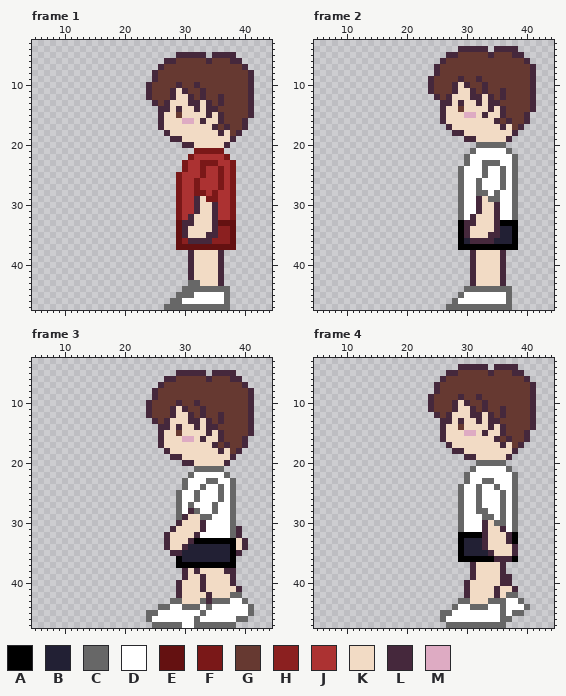
Pixel-art file -- babinkton_opponent.aseprite. That is the earlier state.
58x48 pixels, 7 frames. Colours within 5 levels of each other are drawn and written as one. Shown: frame 1: x 5..44, y 3..47; frame 2: x 5..44, y 3..47; frame 3: x 5..44, y 3..47; frame 4: x 5..44, y 3..47. The commit also changed other frames, which this record leaves out.
Visible layers, top first: "Layer 2", "Layer 1".
Palette (. is transparent): A #000000  B #222034  C #676767  D #ffffff  E #641111  F #7a1818  G #663931  H #8b2020  J #ac3232  K #f2dbc5  L #45283c  M #deabc3
Pixels before, frame 1, first column x 24:
 5 .....LLLLL.LLLL...
 6 ...LLGGGGGLGGGLL..
 7 ..LGGGGGGGGGGGGGL.
 8 .LGGGGGGGGGGGGGGGL
 9 .LGGGGGGGGGGGGGGGL
10 LGGGGLGGLGGGGGGGGL
11 LGGGLKLGGLGGGGGGGL
12 LGGGLKKLGLGGLGGGGL
13 .LGLKKKLLKLGLGGGGL
14 ..LLKLKKLKLLGGGGGL
15 ..LKKGKKKKLKLGGGGL
16 ..LKKKMMKLKKLGGGL.
17 ..LKKKKKKKKLGLGGL.
18 ...LKKKKKKKKLKGL..
19 ....LLKKKKKKKKL...
20 ......LLKKKKKL....
21 ........FFFFF.....
22 .......FJJJJJF....
23 ......FJJFFFJJF...
24 ......FJJFJJFJF...
25 .....FJJJFJJFJF...
26 .....FJJFJJJFJF...
27 .....FJJFJJJFJF...
28 .....FJJFFJFJJF...
29 .....FJJLKFFJJF...
30 .....FJJLKKLJJF...
31 .....FJJLKKLJJF...
32 .....FJLKKKLJJF...
33 .....ELLKKKLEEE...
34 .....ELKKKKLHHE...
35 .....ELKKKLLHHE...
36 .....EHLLLLHHHE...
37 .....EEEEEEEEEE...
38 .......LKKKKL.....
39 .......LKKKKL.....
40 .......LKKKKL.....
41 .......LKKKKL.....
42 .......LKKKKL.....
43 .......CCKKKL.....
44 ......CCCCCCCC....
45 .....CCCDDDDDC....
46 ....CCDDDDDDDC....
47 ...CCCCCCCCCCC....
Pixels before, frame 2, first column x 24:
 4 .....LLLLL.LLLL...
 5 ...LLGGGGGLGGGLL..
 6 ..LGGGGGGGGGGGGGL.
 7 .LGGGGGGGGGGGGGGGL
 8 .LGGGGGGGGGGGGGGGL
 9 LGGGGLGGLGGGGGGGGL
10 LGGGLKLGGLGGGGGGGL
11 LGGGLKKLGLGGLGGGGL
12 .LGLKKKLLKLGLGGGGL
13 ..LLKLKKLKLLGGGGGL
14 ..LKKGKKKKLKLGGGGL
15 ..LKKKMMKLKKLGGGL.
16 ..LKKKKKKKKLGLGGL.
17 ...LKKKKKKKKLKGL..
18 ....LLKKKKKKKKL...
19 ......LLKKKKKL....
20 ........CCCCC.....
21 .......CDDDDDC....
22 ......CDDDDDDDC...
23 ......CDDCCCDDC...
24 .....CDDDCDDCDC...
25 .....CDDDCDDCDC...
26 .....CDDCDDDCDC...
27 .....CDDCDDDCDC...
28 .....CDDCCDCDDC...
29 .....CDDLKCCDDC...
30 .....CDDLKKLDDC...
31 .....CDDLKKLDDC...
32 .....CDLKKKLDDC...
33 .....ALLKKKLAAA...
34 .....ALKKKKLBBA...
35 .....ALKKKLLBBA...
36 .....ABLLLLBBBA...
37 .....AAAAAAAAAA...
38 .......LKKKKL.....
39 .......LKKKKL.....
40 .......LKKKKL.....
41 .......LKKKKL.....
42 .......LKKKKL.....
43 .......LKKKKL.....
44 ......CCCCCCCC....
45 .....CDDDDDDDC....
46 ....CDDDDDDDDC....
47 ...CCCCCCCCCCC....
Pixels before, frame 3, first column x 24:
 5 .....LLLLL.LLLL...
 6 ...LLGGGGGLGGGLL..
 7 ..LGGGGGGGGGGGGGL.
 8 .LGGGGGGGGGGGGGGGL
 9 .LGGGGGGGGGGGGGGGL
10 LGGGGLGGLGGGGGGGGL
11 LGGGLKLGGLGGGGGGGL
12 LGGGLKKLGLGGLGGGGL
13 .LGLKKKLLKLGLGGGGL
14 ..LLKLKKLKLLGGGGGL
15 ..LKKGKKKKLKLGGGGL
16 ..LKKKMMKLKKLGGGL.
17 ..LKKKKKKKKLGLGGL.
18 ...LKKKKKKKKLKGL..
19 ....LLKKKKKKKKL...
20 ......LLKKKKKL....
21 ........CCCCC.....
22 .......CDDDDDC....
23 ......CDDDCCDDC...
24 ......CDDCDDCDC...
25 .....CDDCDDDCDC...
26 .....CDDCDDDCDC...
27 .....CDCDDDCDDC...
28 .....CDLCDDCDDC...
29 .....CLKKCCDDDC...
30 .....LKKKLDDDDC...
31 ....LKKKKLDDDDCL..
32 ...LKKKKLDDDDDCL..
33 ...LKKKLAAAAAAAKL.
34 ...LKKLBBBBBBBAKL.
35 ....LLBBBBBBBBAL..
36 .....ABBBBBBBBA...
37 .....AAAAAAAAAA...
38 ......LKLKKKKLL...
39 ......LKKLKKKKL...
40 .....LKKKLKKKKL...
41 .....LKKKLKKKKKL..
42 .....LKKKKLKKKCC..
43 ....CCKKKCLCCCDDC.
44 ..CCDDCCCDCDDDDDDC
45 CCDDDDDDDCDDDDDDDC
46 CDDDDDDDCDDDDDDCC.
47 .CCCCCDDCCCCCCC...
Pixels before, frame 4, first column x 24:
 4 .....LLLLL.LLLL...
 5 ...LLGGGGGLGGGLL..
 6 ..LGGGGGGGGGGGGGL.
 7 .LGGGGGGGGGGGGGGGL
 8 .LGGGGGGGGGGGGGGGL
 9 LGGGGLGGLGGGGGGGGL
10 LGGGLKLGGLGGGGGGGL
11 LGGGLKKLGLGGLGGGGL
12 .LGLKKKLLKLGLGGGGL
13 ..LLKLKKLKLLGGGGGL
14 ..LKKGKKKKLKLGGGGL
15 ..LKKKMMKLKKLGGGL.
16 ..LKKKKKKKKLGLGGL.
17 ...LKKKKKKKKLKGL..
18 ....LLKKKKKKKKL...
19 ......LLKKKKKL....
20 ........CCCCC.....
21 .......CDDDDDC....
22 ......CDDDDDDDC...
23 ......CDDCCDDDC...
24 .....CDDCDDCDDC...
25 .....CDDCDDDCDC...
26 .....CDDCDDDCDC...
27 .....CDDCDDDCDC...
28 .....CDDCCDDCDC...
29 .....CDDDCCDCDC...
30 .....CDDDLKCCDC...
31 .....CDDDLKKLDC...
32 .....AAAALKKKLA...
33 .....ABBBLKKKLA...
34 .....ABBBLKKKKL...
35 .....ABBBBLKKKL...
36 .....AAAAAALLLA...
37 .......LKKKKL.....
38 .......LKKKKL.....
39 .......LKKKKLL....
40 ......LKKKKKLL....
41 ......LKKKKLKKL...
42 ......LKKKKLKCC...
43 .....CCKKKCCCDDC..
44 ....CDDCCCDDCDDDC.
45 ..CCDDDDDDDDCDCC..
46 ..CDDDDDDDDDCC....
47 ...CCCCCCCCCC.....
Now the later version:
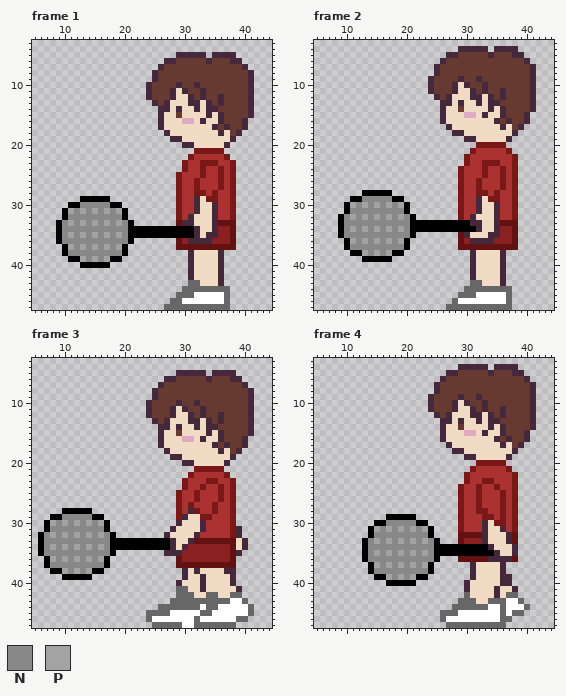
Colours new in this view: N #888888  P #a3a3a3
Changes in this commit:
layer "rocket" added
Frame 1, layer "rocket":
y 29: x 13..17 ..... -> AAAAA
y 30: x 11..19 ......... -> AANNNNNAA
y 31: x 10..20 ........... -> APNPNPNPNPA
y 32: x 10..20 ........... -> ANNNNNNNNNA
y 33: x 9..21 ............. -> ANPNPNPNPNPNA
y 34: x 9..32 ....................ELKK -> ANNNNNNNNNNNAAAAAAAAAAAL
y 35: x 9..32 ....................ELKK -> ANPNPNPNPNPNAAAAAAAAAAAL
y 36: x 9..21 ............. -> ANNNNNNNNNNNA
y 37: x 10..20 ........... -> APNPNPNPNPA
y 38: x 10..20 ........... -> ANNNNNNNNNA
y 39: x 11..19 ......... -> AAPNPNPAA
y 40: x 13..17 ..... -> AAAAA
Frame 2, layers "rocket", "Layer 2", "Layer 1":
y 20: x 32..36 CCCCC -> FFFFF
y 21: x 31..37 CDDDDDC -> FJJJJJF
y 22: x 30..38 CDDDDDDDC -> FJJJJJJJF
y 23: x 30..38 CDDCCCDDC -> FJJFFFJJF
y 24..25: x 29..38 CDDDCDDCDC -> FJJJFJJFJF
y 26..27: x 29..38 CDDCDDDCDC -> FJJFJJJFJF
y 28: x 13..17 ..... -> AAAAA; x 29..38 CDDCCDCDDC -> FJJFFJFJJF
y 29: x 11..19 ......... -> AANNNNNAA; x 29..31 CDD -> FJJ; x 34..38 CCDDC -> FFJJF
y 30: x 10..20 ........... -> APNPNPNPNPA; x 29..31 CDD -> FJJ; x 36..38 DDC -> JJF
y 31: x 10..20 ........... -> ANNNNNNNNNA; x 29..31 CDD -> FJJ; x 36..38 DDC -> JJF
y 32: x 9..21 ............. -> ANPNPNPNPNPNA; x 29..30 CD -> FJ; x 36..38 DDC -> JJF
y 33: x 9..28 .................... -> ANNNNNNNNNNNAAAAAAAA; x 30 L -> A; x 32 K -> L; x 36..38 AAA -> EEE
y 34: x 9..28 .................... -> ANPNPNPNPNPNAAAAAAAA; x 30..32 LKK -> AAL; x 36..38 BBA -> HHE
y 35: x 9..21 ............. -> ANNNNNNNNNNNA; x 29 A -> E; x 36..38 BBA -> HHE
y 36: x 10..20 ........... -> APNPNPNPNPA; x 29..30 AB -> EH; x 35..38 BBBA -> HHHE
y 37: x 10..20 ........... -> ANNNNNNNNNA; x 29..38 AAAAAAAAAA -> EEEEEEEEEE
y 38: x 11..19 ......... -> AAPNPNPAA
y 39: x 13..17 ..... -> AAAAA
y 43: x 31..32 LK -> CC
y 45: x 30..31 DD -> CC
Frame 3, layers "rocket", "Layer 2", "Layer 1":
y 21: x 32..36 CCCCC -> FFFFF
y 22: x 31..37 CDDDDDC -> FJJJJJF
y 23: x 30..38 CDDDCCDDC -> FJJJFFJJF
y 24: x 30..38 CDDCDDCDC -> FJJFJJFJF
y 25..26: x 29..38 CDDCDDDCDC -> FJJFJJJFJF
y 27: x 29..38 CDCDDDCDDC -> FJFJJJFJJF
y 28: x 10..14 ..... -> AAAAA; x 29..30 CD -> FJ; x 32..38 CDDCDDC -> FJJFJJF
y 29: x 8..16 ......... -> AANNNNNAA; x 29 C -> F; x 33..38 CCDDDC -> FFJJJF
y 30: x 7..17 ........... -> APNPNPNPNPA; x 34..38 DDDDC -> JJJJF
y 31: x 7..17 ........... -> ANNNNNNNNNA; x 34..38 DDDDC -> JJJJF
y 32: x 6..18 ............. -> ANPNPNPNPNPNA; x 33..38 DDDDDC -> JJJJJF
y 33: x 6..28 .....................LK -> ANNNNNNNNNNNAAAAAAAAAAL; x 32..38 AAAAAAA -> EEEEEEE
y 34: x 6..28 .....................LK -> ANPNPNPNPNPNAAAAAAAAAAL; x 31..38 BBBBBBBA -> HHHHHHHE
y 35: x 6..18 ............. -> ANNNNNNNNNNNA; x 27 . -> L; x 30..38 BBBBBBBBA -> HHHHHHHHE
y 36: x 7..17 ........... -> APNPNPNPNPA; x 29..38 ABBBBBBBBA -> EHHHHHHHHE
y 37: x 7..17 ........... -> ANNNNNNNNNA; x 29..38 AAAAAAAAAA -> EEEEEEEEEE
y 38: x 8..16 ......... -> AAPNPNPAA
y 39: x 10..14 ..... -> AAAAA
y 41: x 29..30 LK -> CC
y 42: x 29..31 LKK -> CCC; x 34..35 LK -> CC
y 43: x 30..32 KKK -> CCC; x 34 L -> C
y 44: x 28..29 DD -> CC; x 35 D -> C
y 45: x 26..27 DD -> CC; x 34 D -> C
Frame 4, layers "rocket", "Layer 2", "Layer 1":
y 20: x 32..36 CCCCC -> FFFFF
y 21: x 31..37 CDDDDDC -> FJJJJJF
y 22: x 30..38 CDDDDDDDC -> FJJJJJJJF
y 23: x 30..38 CDDCCDDDC -> FJJFFJJJF
y 24: x 29..38 CDDCDDCDDC -> FJJFJJFJJF
y 25..27: x 29..38 CDDCDDDCDC -> FJJFJJJFJF
y 28: x 29..38 CDDCCDDCDC -> FJJFFJJFJF
y 29: x 17..21 ..... -> AAAAA; x 29..38 CDDDCCDCDC -> FJJJFFJFJF
y 30: x 15..23 ......... -> AANNNNNAA; x 29..32 CDDD -> FJJJ; x 35..38 CCDC -> FFJF
y 31: x 14..24 ........... -> APNPNPNPNPA; x 29..32 CDDD -> FJJJ; x 37..38 DC -> JF
y 32: x 14..24 ........... -> ANNNNNNNNNA; x 29..32 AAAA -> EEEE; x 38 A -> E
y 33: x 13..25 ............. -> ANPNPNPNPNPNA; x 29..32 ABBB -> EHHH; x 38 A -> E
y 34: x 13..28 ................ -> ANNNNNNNNNNNAAAA; x 30..34 BBBLK -> AAAAL
y 35: x 13..28 ................ -> ANPNPNPNPNPNAAAA; x 30..35 BBBBLK -> AAAAAL
y 36: x 13..25 ............. -> ANNNNNNNNNNNA; x 29..34 AAAAAA -> EEEEEL; x 38 A -> E
y 37: x 14..24 ........... -> APNPNPNPNPA
y 38: x 14..24 ........... -> ANNNNNNNNNA
y 39: x 15..23 ......... -> AAPNPNPAA
y 40: x 17..21 ..... -> AAAAA
y 42: x 30 L -> C
y 43: x 31 K -> C
y 44: x 29..30 DD -> CC
y 45: x 28 D -> C
